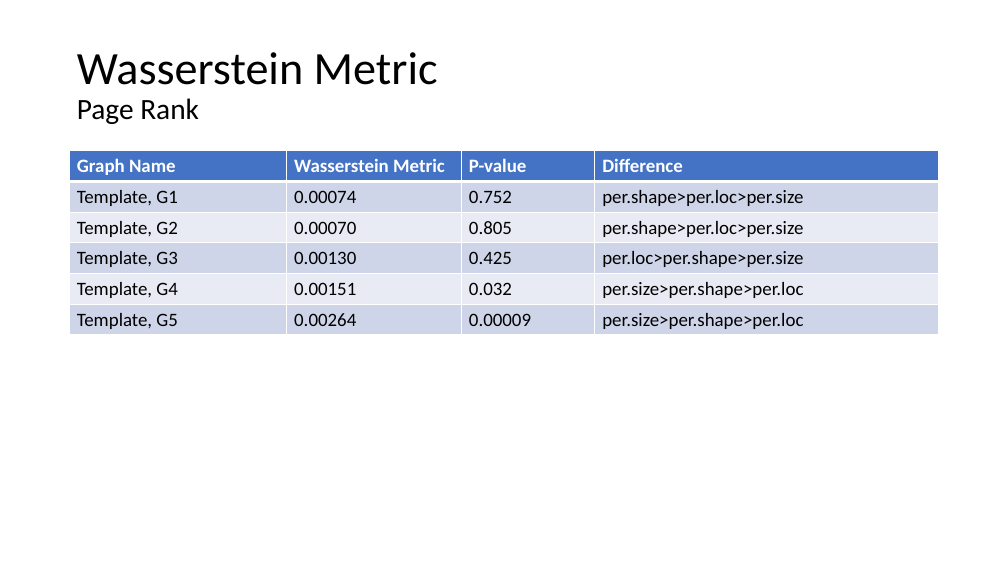
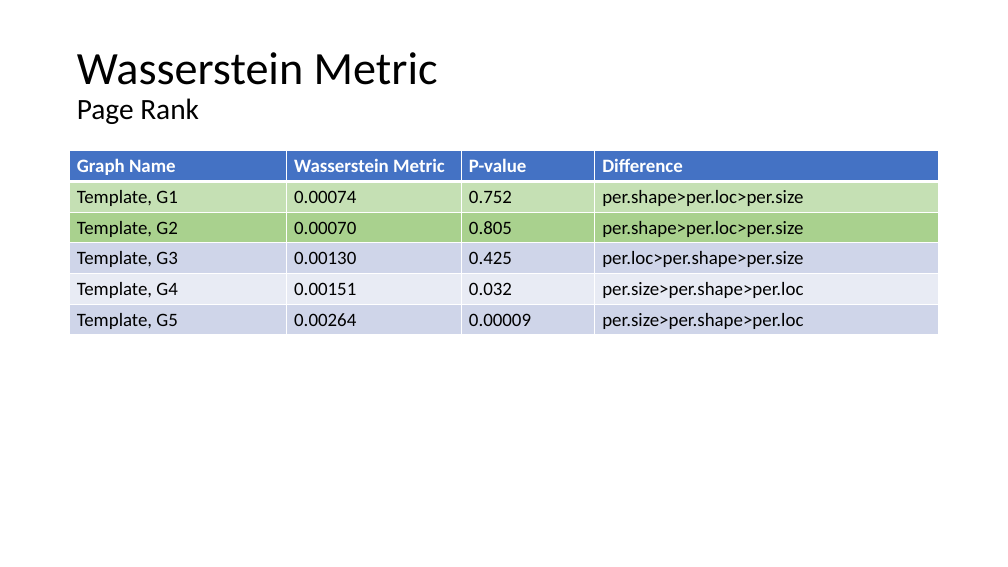
Before and after one commit to AtrayeeNeog/Visualization_2019-20, a slide deck: slide 49 of Documentation/Presentation/Project_Presentation_v2.pptx. Drawn at 1008x567 pixels with LibreOffice and Linux fonts; fonts in the diff are those of the drawing. Boxes give left, top, right and bottom in pixels: in the first picture for what was removed or moved away, otherwise in the second. Text is boxed around its words. In the diff, an @@ line names an element or a change of style, - is before the commit and + after.

```diff
--- a/Documentation/Presentation/Project_Presentation_v2.pptx
+++ b/Documentation/Presentation/Project_Presentation_v2.pptx
@@ table at (x1=70, y1=151, x2=939, y2=335) @@
@@ fill #CFD5EA to #C5E0B4 in row 2 @@
@@ fill #E9EBF5 to #A9D18E in row 3 @@
```
Also in this commit, not shown: 4 other slides changed, 2 slides added, 2 other files.
